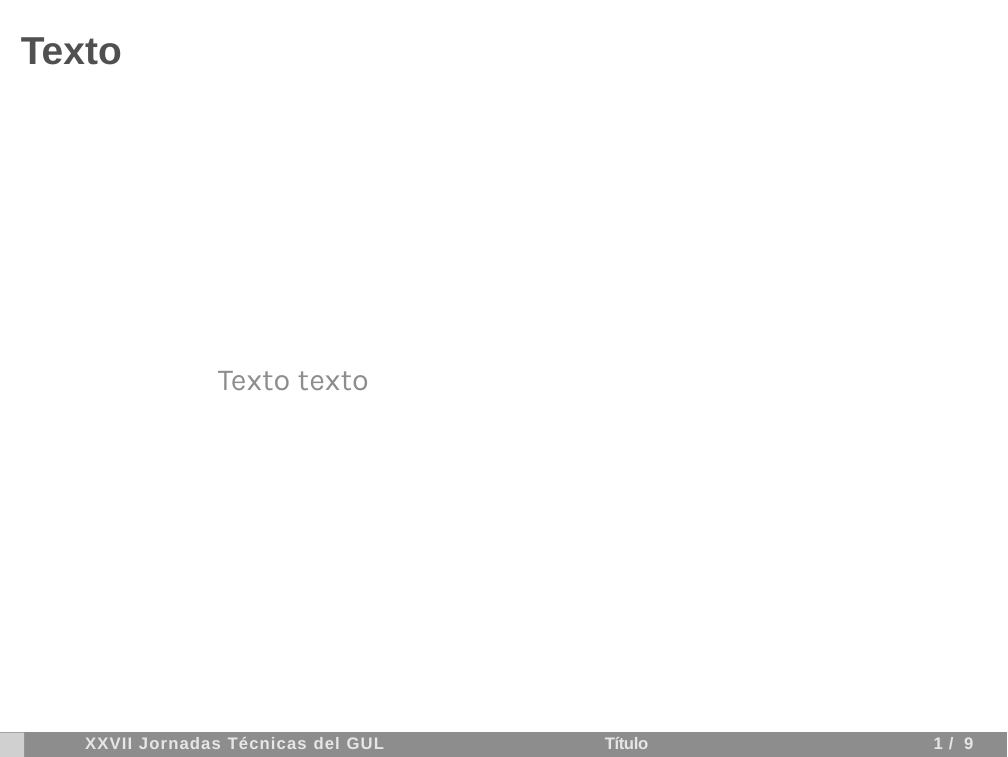
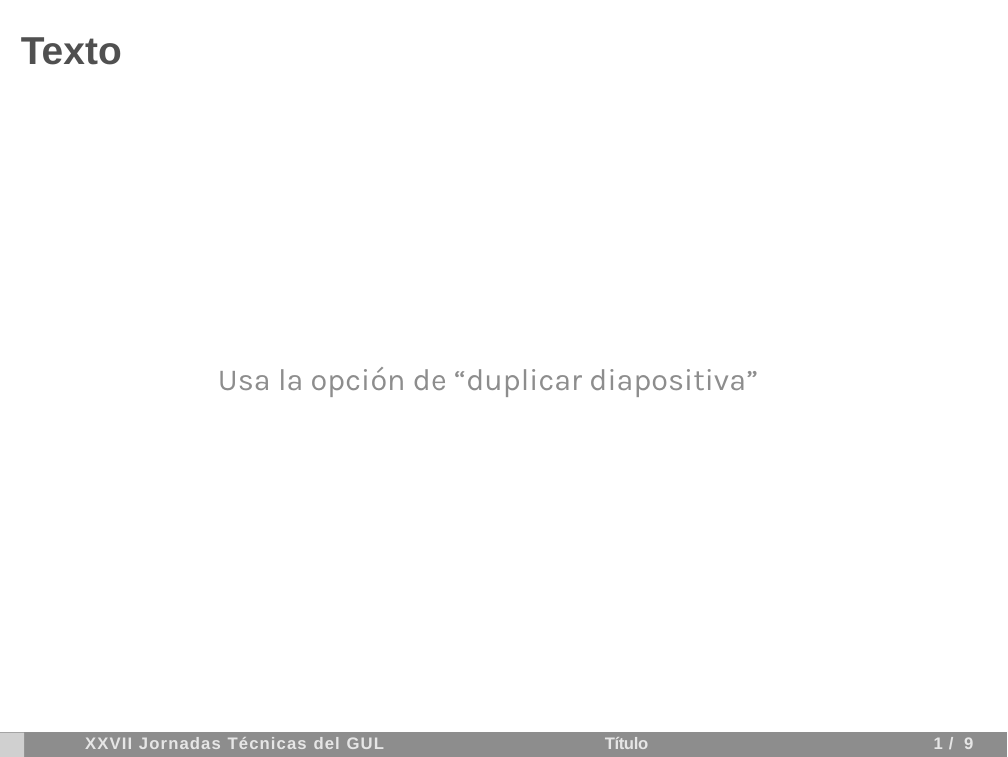
Before and after one commit to guluc3m/jornadas-plantillas, a slide deck: slide 2 of pptx/presentacion43.pptx. Drawn at 1008x757 pixels with LibreOffice and Linux fonts; fonts in the diff are those of the drawing; grey boxes stand for pictures. Boxes give left, top, right and bottom in pixels: in the first picture for what was removed or moved away, otherwise in the second. Text is boxed around its words. In the diff, an @@ line names an element or a change of style, - is before the commit and + after.

Commit message:
Added "instructions" on pptx template.

```diff
--- a/pptx/presentacion43.pptx
+++ b/pptx/presentacion43.pptx
@@ text at <box>218,367,758,397</box>: text changed @@
-Texto texto
+Usa la opción de “duplicar diapositiva”
```
